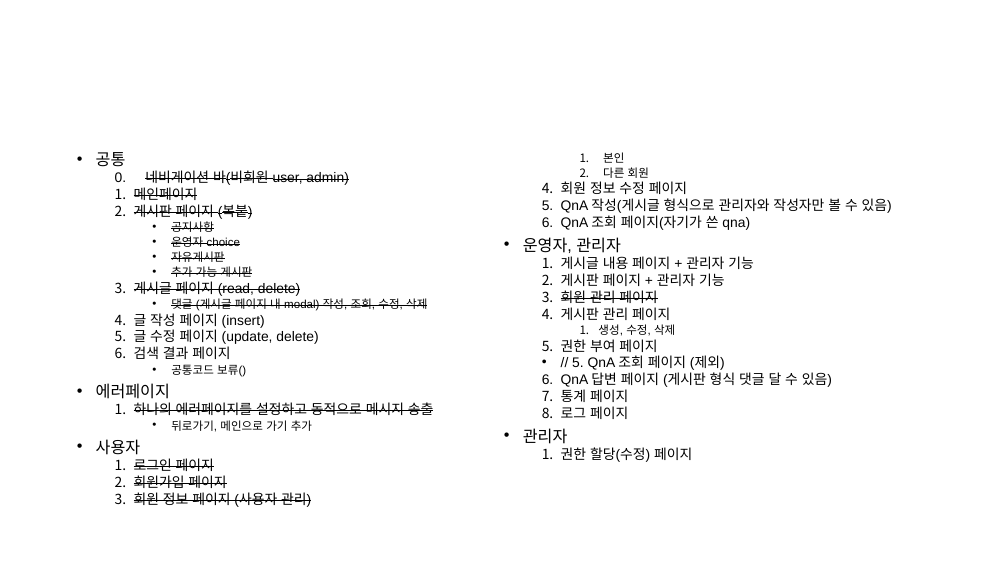
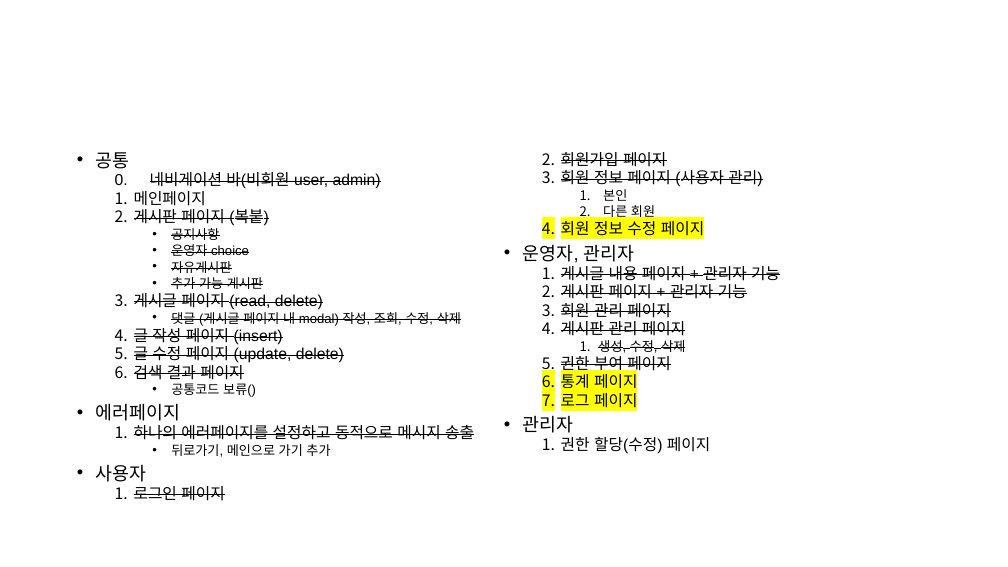
Before and after one commit to gihangShin/test, a slide deck: slide 2 of 화면설계서_2022_07_18.pptx. Drawn at 1008x567 pixels with LibreOffice and Linux fonts; fonts in the diff are those of the drawing. Boxes give left, top, right and bottom in pixels: in the first picture for what was removed or moved away, otherwise in the second. Text is boxed around its words. In the diff, an @@ line names an element or a change of style, - is before the commit and + after.

```diff
--- a/화면설계서_2022_07_18.pptx
+++ b/화면설계서_2022_07_18.pptx
@@ text "공통" at bbox=[96, 152, 780, 501]: size 15.4 to 17.5 pt in "공통", "에러페이지", "사용자", "운영자, 관리자" and 1 more places; size 13.2 to 15 pt in "0. 네비게이션 바(비회원 user, admin)", "메인페이지", "게시판 페이지 (복붙)", "게시글 페이지 (read, delete)" and 16 more places; strikethrough off in "메인페이지"; size 11 to 12.5 pt in "공지사항", "운영자 choice", "자유게시판", "추가 가능 게시판" and 6 more places; strikethrough on in "글 작성 페이지 (insert)", "글 수정 페이지 (update, delete)", "검색 결과 페이지", "게시글 내용 페이지 + 관리자 기능" and 4 more places; highlight none to #FFFF00 in "회원 정보 수정 페이지", "통계 페이지", "로그 페이지" @@
@@ text at bbox=[561, 198, 892, 230]: paragraphs removed @@
-  5. QnA 작성(게시글 형식으로 관리자와 작성자만 볼 수 있음)
-  6. QnA 조회 페이지(자기가 쓴 qna)
@@ text at bbox=[561, 355, 832, 387]: paragraphs removed @@
-  • // 5. QnA 조회 페이지 (제외)
-  6. QnA 답변 페이지 (게시판 형식 댓글 달 수 있음)
```
Also in this commit, not shown: 9 other slides changed, 1 slide added, 2 slides removed, 1 other file.
